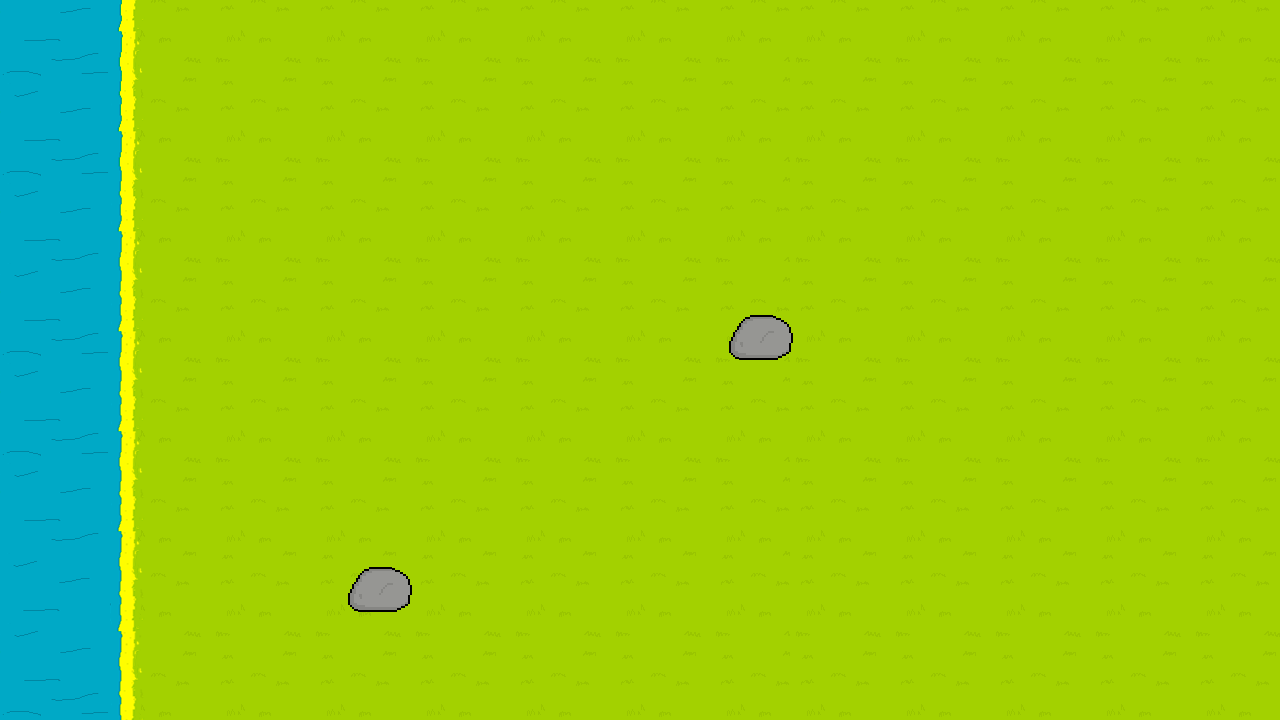
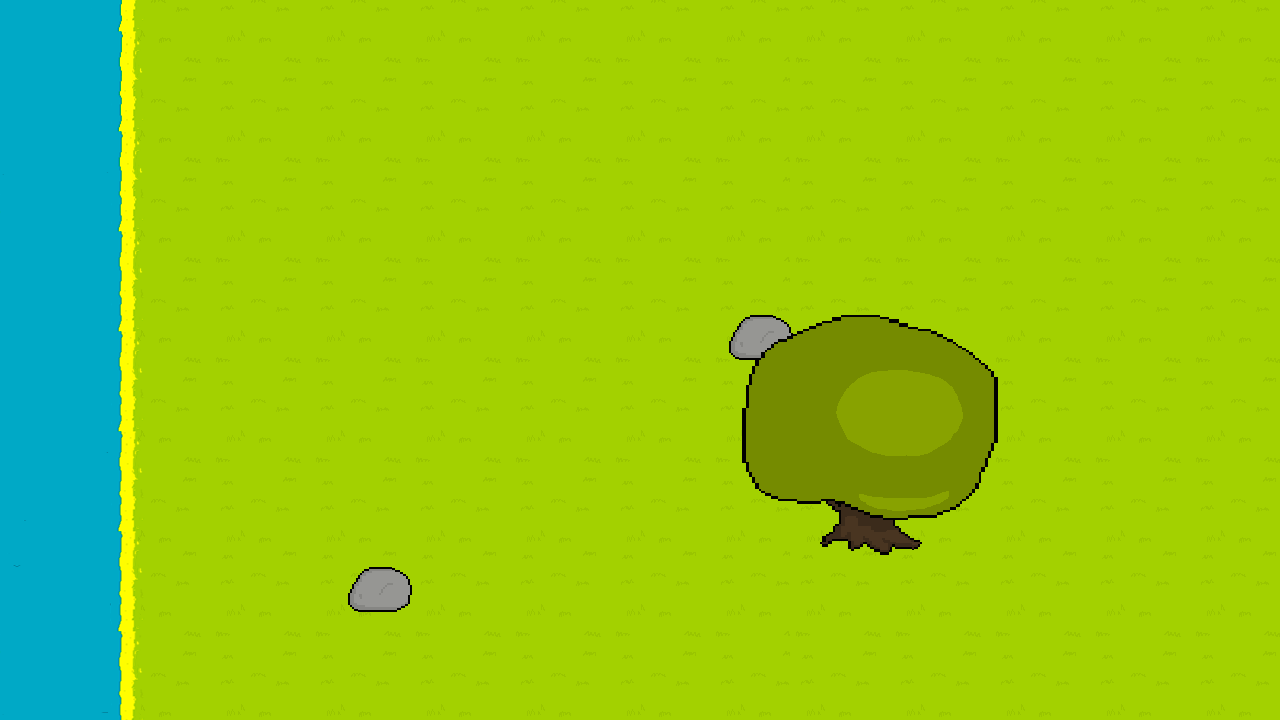
Before/after of a 1280x720 layered artwork. What changed in the layer stack:
added layer "Layer 1" above "Camada 2" over (0, 8, 998, 716)
